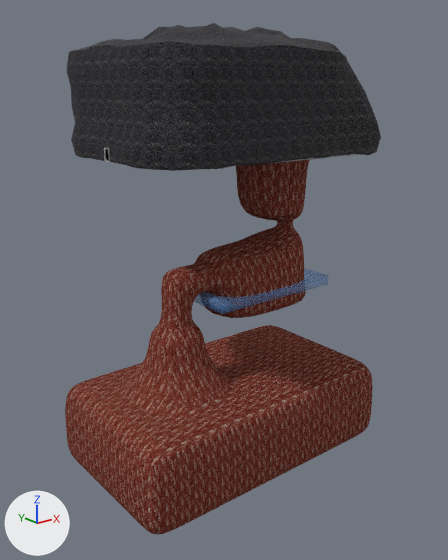
One commit to the Blender file Assets/World/C11L1/raw/C11L1.blend: the scene before it, then after it.
One viewpoint serves both versions: a 50 mm camera at (-67.4, -125.8, 16.5) aimed at (32.1, -1.4, -33.2). The lights are fixed; the arrows at lower left show +X, +Y and +Z.

The first picture shows 'Room1', 'Section2'.
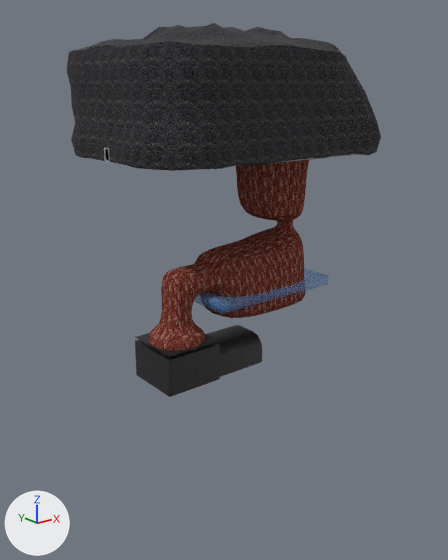
Boxes (x1, y1, x2, y2) around the edits, measured in the pictures (448 x 560 px):
'Section2', reshaped (48% narrower, 49% shorter): before (65, 160, 373, 534); after (149, 160, 309, 351)
'Section3', added: after (135, 325, 262, 397)
part 1 of me_plane_001, cut back: before (65, 325, 373, 534); after (149, 330, 205, 351)

Edits to the bpy script that builds the scene:
```text
Add img_tx_slate_png:
    img_tx_slate_png = load_image('tx_slate.png', '../../C9L1/raw/Textures/tx_slate.png', 256, 256, 'sRGB')
Add mat_uv_slate:
    mat_uv_slate = bpy.data.materials.new('uv_slate')
    # colours: white #ffffff
    # uses the picture img_tx_slate_png
Change me_plane_001:
    used by ob_section2; location = (0.0, 0.0, -1.0)
    remove me_plane_001.from_pydata(...)  # 120 vertices, 117 faces; spans x -6.6..73.4, y -24.0..24.0, z -83.9..-1.0
    add me_plane_001.from_pydata(...)  # 62 vertices, 58 faces; spans x 9.4..63.9, y -10.9..10.9, z -45.9..-1.0
    me_plane_001 part 1
    62 vertices are removed from x -6.6..73.4, y -24.0..24.0, z -83.9..-51.9
    63 faces are deleted
    4 vertices are added at (9.4, -8.0, -45.9), (9.4, 8.0, -45.9), (25.4, -8.0, -45.9), (25.4, 8.0, -45.9)
    4 new faces join them
Add me_plane_005:
    me_plane_005.from_pydata(...)  # 62 vertices, 59 faces; spans x 9.4..41.4, y -8.0..8.0, z -56.9..-45.9
    me_plane_005.polygons.foreach_set('use_smooth', [True] * 59)
    me_plane_005.materials.append(mat_uv_slate)
Add ob_section3:
    ob_section3 = bpy.data.objects.new('Section3', me_plane_005)
    ob_section3.location = (0.0, 0.0, -1.0)
```
